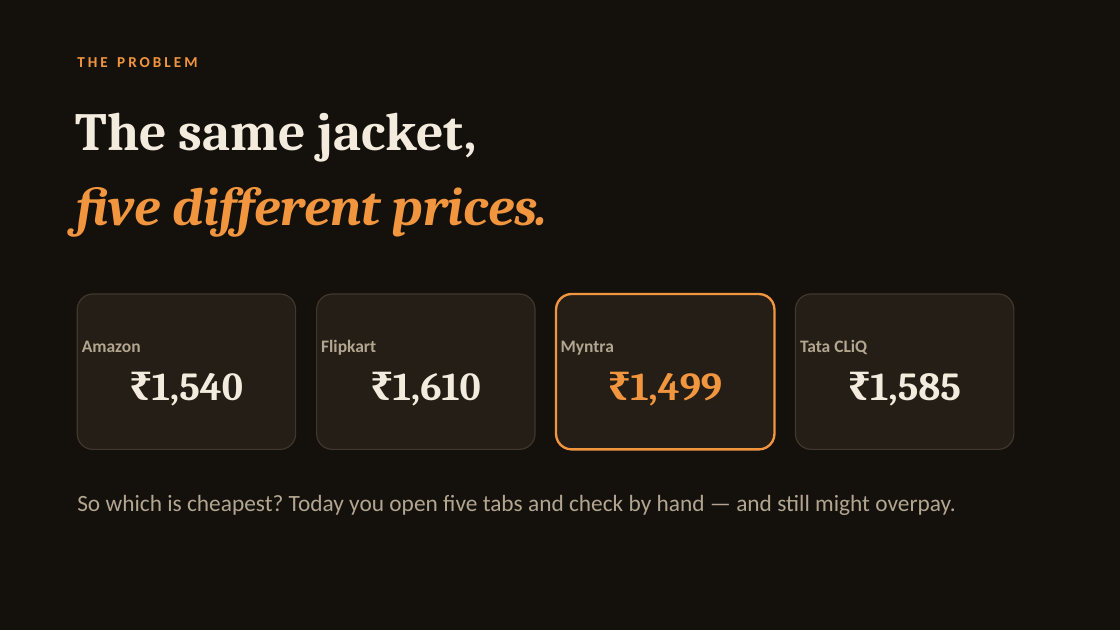
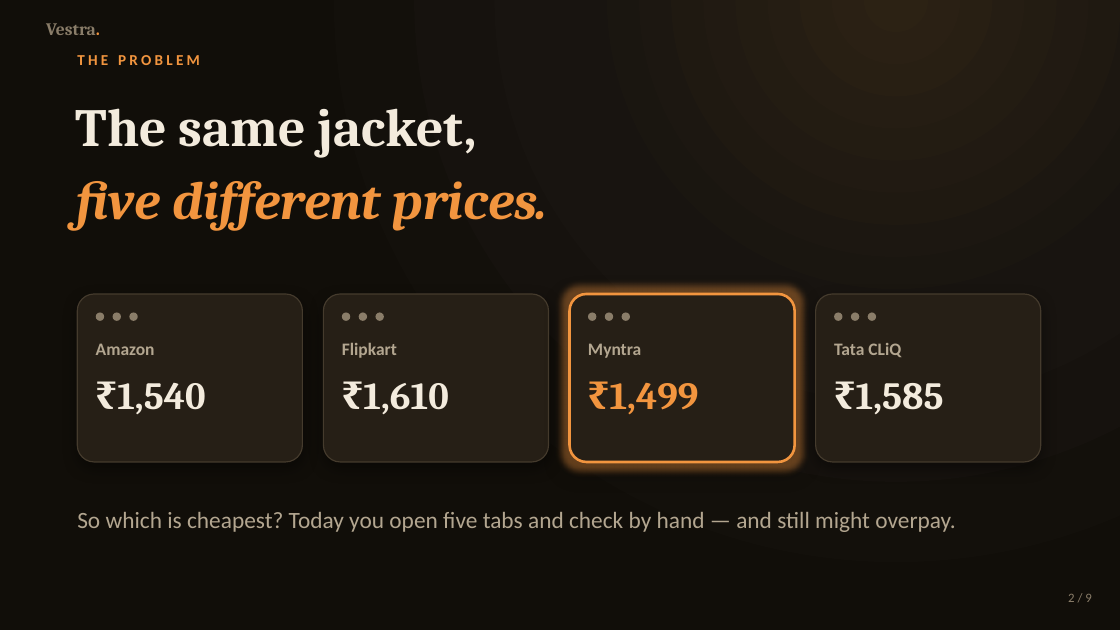
Before and after one commit to rahuljsaliaan/Vestra, a slide deck: slide 2 of presentation/Vestra.pptx. Drawn at 1120x630 pixels with LibreOffice and Linux fonts; fonts in the diff are those of the drawing. Boxes give left, top, right and bottom in pixels: in the first picture for what was removed or moved away, otherwise in the second. Text is boxed around its words. In the diff, an @@ line names an element or a change of style, - is before the commit and + after.

```diff
--- a/presentation/Vestra.pptx
+++ b/presentation/Vestra.pptx
@@ background #14110D to gradient #2C2214 to #181410 to #110E09 @@
@@ text added at (46, 23, 100, 35), 15 pt, text #8A7D69, bold @@
+Vestra.
@@ text "THE PROBLEM" at (77, 55, 200, 65): letter spacing 2.6 to 2.8 pt @@
@@ text "The same jacket," at (76, 108, 477, 158): line spacing 1.02 to 1 @@
@@ text "five different prices.": place and size @@
-text "five different prices." at (76, 187, 548, 237)
+text "five different prices." at (76, 181, 548, 231)
@@ group added at (77, 294, 302, 462): 3 ellipses, 1 rounded rectangle, 1 text @@
+Amazon
@@ group added at (323, 294, 549, 462): 3 ellipses, 1 rounded rectangle, 1 text @@
+Flipkart
@@ group added at (570, 294, 795, 462): 3 ellipses, 1 rounded rectangle, 1 text @@
+Myntra
@@ group added at (816, 294, 1041, 462): 3 ellipses, 1 rounded rectangle, 1 text @@
+Tata CLiQ
@@ text "₹1,540": place and size @@
-text "₹1,540" at (77, 294, 296, 450)
+text "₹1,540" at (117, 383, 205, 414)
@@ text at (117, 383, 205, 414): text changed; size 15 to 33 pt; font Calibri to Cambria; text colour #B3A690 to #F3EBDD @@
-Amazon
-₹1,540
+₹1,540
@@ text "₹1,610": place and size @@
-text "₹1,610" at (317, 294, 535, 450)
+text "₹1,610" at (363, 383, 448, 414)
@@ text at (363, 383, 448, 414): text changed; size 15 to 33 pt; font Calibri to Cambria; text colour #B3A690 to #F3EBDD @@
-Flipkart
-₹1,610
+₹1,610
@@ text "₹1,499": place and size @@
-text "₹1,499" at (556, 294, 775, 450)
+text "₹1,499" at (610, 383, 699, 414)
@@ text "₹1,499" at (610, 383, 699, 414): vertical alignment middle to top; fill #241E16 to none; outline #F2953F 2 pt to none @@
@@ text at (610, 383, 699, 414): text changed; size 15 to 33 pt; font Calibri to Cambria; text colour #B3A690 to #F2953F @@
-Myntra
-₹1,499
+₹1,499
@@ vertical alignment middle to top; fill #241E16 to none; outline #40382C 1 pt to none in 3 elements at (117, 383, 205, 414), (363, 383, 448, 414), (856, 383, 944, 414) @@
@@ text "₹1,585": place and size @@
-text "₹1,585" at (796, 294, 1014, 450)
+text "₹1,585" at (856, 383, 944, 414)
@@ text at (856, 383, 944, 414): text changed; size 15 to 33 pt; font Calibri to Cambria; text colour #B3A690 to #F3EBDD @@
-Tata CLiQ
-₹1,585
+₹1,585
@@ text "So which is cheapest? Today ...": place and size @@
-text "So which is cheapest? Today ..." at (77, 495, 955, 515)
+text "So which is cheapest? Today ..." at (77, 512, 955, 532)
@@ text added at (1068, 594, 1091, 602), 11 pt, text #8A7D69 @@
+2 / 9
```
Also in this commit, not shown: 8 other slides changed, 1 other file.
